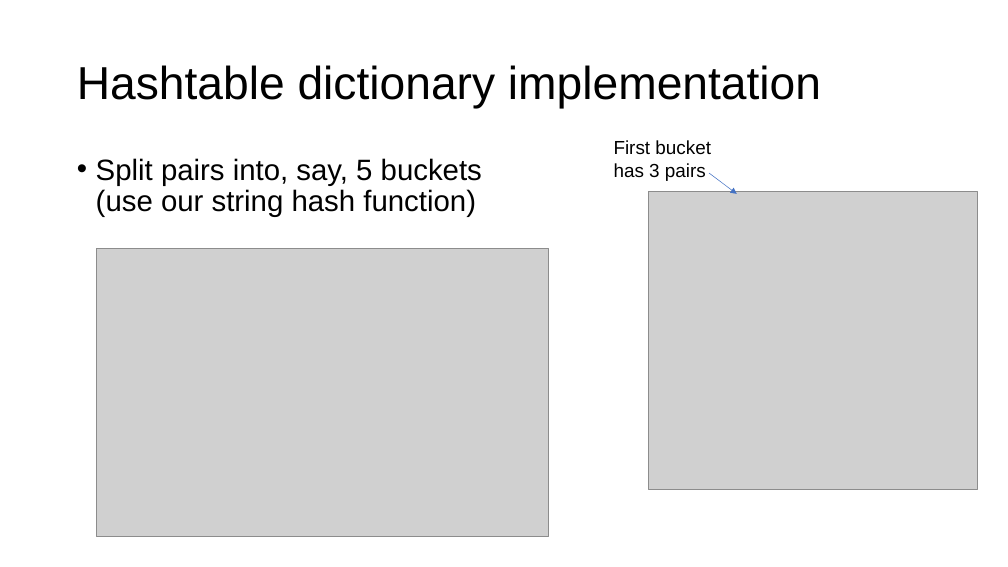
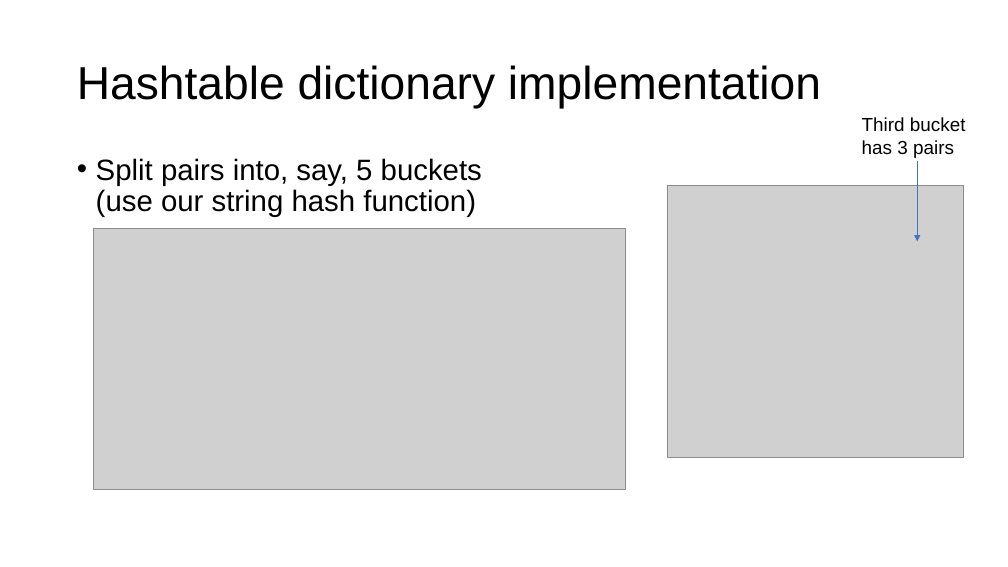
Before and after one commit to parrt/msds692, a slide deck: slide 23 of notes/hashtable.pptx. Drawn at 1008x567 pixels with LibreOffice and Linux fonts; fonts in the diff are those of the drawing; grey boxes stand for pictures; background and template pictures are left out. Boxes give left, top, right and bottom in pixels: in the first picture for what was removed or moved away, otherwise in the second. Text is boxed around its words. In the diff, an @@ line names an element or a change of style, - is before the commit and + after.

```diff
--- a/notes/hashtable.pptx
+++ b/notes/hashtable.pptx
@@ text at <box>862,117,966,158</box>: text changed @@
-First bucket has 3 pairs
+Third bucket has 3 pairs
@@ arrow moved from (709, 173) - (737, 194) to (917, 161) - (917, 241) @@
@@ picture: place and size @@
-picture at <box>649,192,978,490</box>
+picture at <box>667,185,963,457</box>
@@ picture: place and size @@
-picture at <box>96,248,549,537</box>
+picture at <box>94,228,626,489</box>
```
Also in this commit, not shown: 11 other slides changed, 2 other files.
